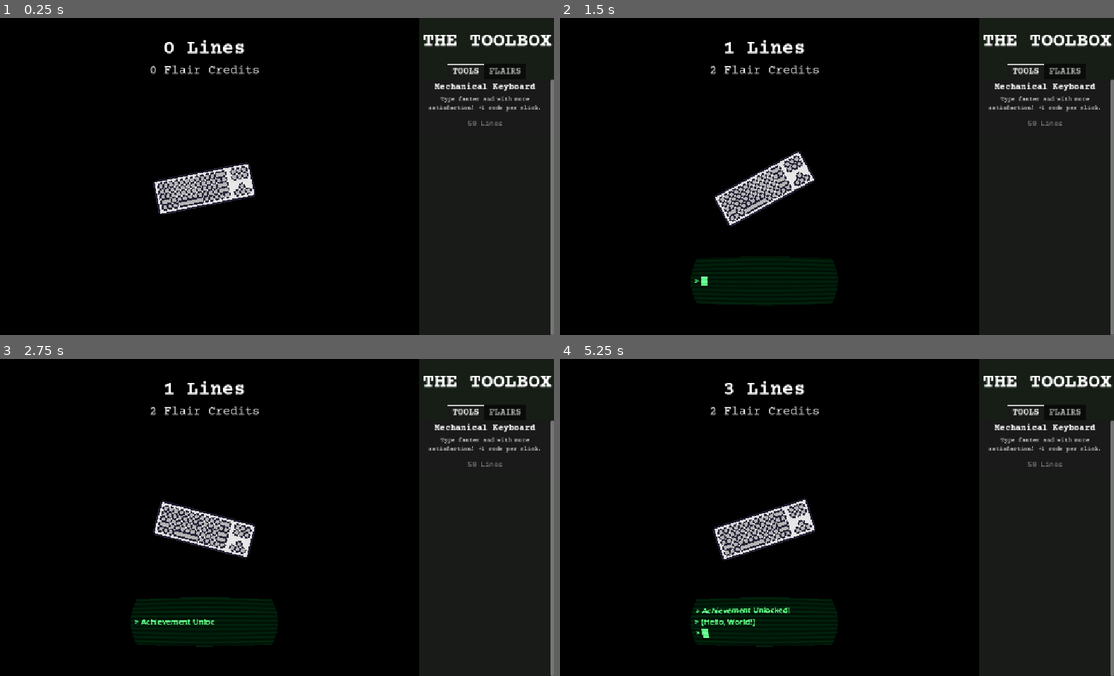
Above: before the commit, frames 1-4 (two rows, left to right).
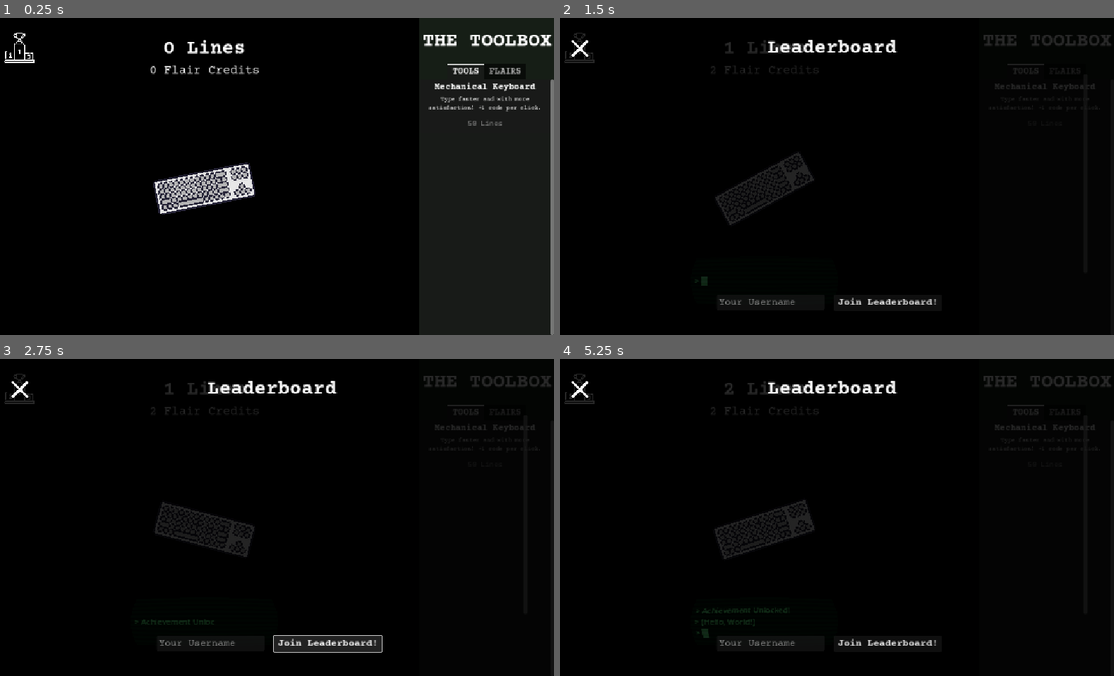
Above: after the commit, the same moments.

Repository: MadAvidCoder/CodeClicker
Game: Godot game, scene res://main.tscn
The game is run twice, just before and just after one commit, with the same random seed, the same clock (stepped at 60 frames per second) and the same inputs.
Inputs (mouse positions are in pixels of both pictures, inside the frame that each line leads up to):
- Up to frame 1 (0.25 s): no input
- Up to frame 2 (1.5 s): click (764, 189) at 0.5 s; click (576, 46) at 1.27 s
- Up to frame 3 (2.75 s): click (326, 644) at 2 s, where only the run after the commit has a clickable "Join Leaderboard!"
- Up to frame 4 (5.25 s): click (764, 530) at 2.75 s; click (576, 387) at 3.52 s; click (764, 530) at 4.25 s; click (576, 387) at 5.02 s

The runs differ from the first frame. In frame 1, 0.1% of the frame differs, in the area x 0-7%, y 4-15%; in frame 2, 10%; in frame 3, 11%, in the area x 0-100%, y 0-100%; in frame 4, 10%.

Commit message:
Add leaderboard UI
Added a leaderboard UI. Has not yet been implemented.

Diff:
--- /dev/null
+++ b/invert.gdshader
@@ -0,0 +1,6 @@
+shader_type canvas_item;
+
+    void fragment() {
+        vec4 color = texture(TEXTURE, UV); // Get the original pixel color
+        COLOR = vec4(1.0, 1.0, 1.0, color.a); // Set RGB to white, preserve original alpha
+    }
--- /dev/null
+++ b/leaderboard.gd
@@ -0,0 +1,18 @@
+extends Control
+
+@onready var container = $ScrollContainer/VBoxContainer
+@onready var entry = preload("res://leaderboard_entry.tscn")
+
+func add(place: int, username: String, score: int):
+	var card = entry.instantiate()
+	card.get_child(0).text = "# " + str(place)
+	card.get_child(1).text = username
+	card.get_child(2).text = str(score) + " Lines"
+	container.add_child(card)
+	container.add_child(HSeparator.new())
+
+func _on_close_button_pressed() -> void:
+	hide()
+
+func _on_leader_button_pressed() -> void:
+	show()
--- /dev/null
+++ b/leaderboard_entry.tscn
@@ -0,0 +1,30 @@
+[gd_scene load_steps=2 format=3 uid="uid://d0ved0kr77uvo"]
+
+[ext_resource type="FontFile" uid="uid://d1o7fr6w7chnu" path="res://CourierPrime-Bold.ttf" id="1_rqmqv"]
+
+[node name="LeaderboardEntry" type="HBoxContainer"]
+
+[node name="Index" type="Label" parent="."]
+custom_minimum_size = Vector2(100, 0)
+layout_mode = 2
+theme_override_fonts/font = ExtResource("1_rqmqv")
+theme_override_font_sizes/font_size = 26
+text = "# 1"
+clip_text = true
+
+[node name="Username" type="Label" parent="."]
+custom_minimum_size = Vector2(630, 0)
+layout_mode = 2
+theme_override_fonts/font = ExtResource("1_rqmqv")
+theme_override_font_sizes/font_size = 26
+text = "Loading..."
+clip_text = true
+
+[node name="Score" type="Label" parent="."]
+custom_minimum_size = Vector2(270, 0)
+layout_mode = 2
+theme_override_fonts/font = ExtResource("1_rqmqv")
+theme_override_font_sizes/font_size = 26
+text = "--- Lines"
+horizontal_alignment = 2
+clip_text = true
--- a/main.tscn
+++ b/main.tscn
@@ -14,6 +14,10 @@
 [ext_resource type="Texture2D" uid="uid://dgxekk4fp5li0" path="res://zero.png" id="10_4c57u"]
 [ext_resource type="FontFile" uid="uid://bnls3d2ut4gkj" path="res://CourierPrime-Regular.ttf" id="10_efxa6"]
 [ext_resource type="Script" uid="uid://b8g0y6gotxkr8" path="res://audio.gd" id="14_w48qg"]
+[ext_resource type="Shader" uid="uid://djogp3xcs6k14" path="res://invert.gdshader" id="15_2cqfq"]
+[ext_resource type="Script" uid="uid://745q22wr6a00" path="res://leaderboard.gd" id="15_cegan"]
+[ext_resource type="Texture2D" uid="uid://pkrcjs8rex5q" path="res://podium.png" id="15_vivmo"]
+[ext_resource type="Texture2D" uid="uid://dnjkptkdnbh2u" path="res://close.png" id="15_yaehf"]
 
 [sub_resource type="ShaderMaterial" id="ShaderMaterial_dg77c"]
 shader = ExtResource("6_7mycd")
@@ -36,6 +40,9 @@
 
 [sub_resource type="Gradient" id="Gradient_dg77c"]
 colors = PackedColorArray(1, 1, 1, 1, 0.5, 0.5, 0.5, 1)
+
+[sub_resource type="ShaderMaterial" id="ShaderMaterial_2cqfq"]
+shader = ExtResource("15_2cqfq")
 
 [sub_resource type="ShaderMaterial" id="ShaderMaterial_7mycd"]
 shader = ExtResource("6_7mycd")
@@ -204,6 +211,20 @@
 text = "0 Flair Credits"
 horizontal_alignment = 1
 
+[node name="LeaderButton" type="TextureButton" parent="."]
+material = SubResource("ShaderMaterial_2cqfq")
+layout_mode = 0
+offset_left = 30.0
+offset_top = 30.0
+offset_right = 542.0
+offset_bottom = 542.0
+scale = Vector2(0.12, 0.12)
+texture_normal = ExtResource("15_vivmo")
+texture_pressed = ExtResource("15_vivmo")
+texture_hover = ExtResource("15_vivmo")
+texture_disabled = ExtResource("15_vivmo")
+texture_focused = ExtResource("15_vivmo")
+
 [node name="AchievementDisplay" type="Control" parent="."]
 visible = false
 layout_mode = 3
@@ -371,6 +392,88 @@
 [node name="PlaceholderItem" parent="Shop/TabContainer/FLAIRS/Effects/VBoxContainer" instance_placeholder="res://item.tscn"]
 layout_mode = 2
 
+[node name="Leaderboard" type="Control" parent="."]
+visible = false
+layout_mode = 1
+anchors_preset = 15
+anchor_right = 1.0
+anchor_bottom = 1.0
+grow_horizontal = 2
+grow_vertical = 2
+script = ExtResource("15_cegan")
+
+[node name="ColorRect" type="ColorRect" parent="Leaderboard"]
+layout_mode = 1
+anchors_preset = 15
+anchor_right = 1.0
+anchor_bottom = 1.0
+grow_horizontal = 2
+grow_vertical = 2
+color = Color(0, 0, 0, 0.843137)
+
+[node name="Label" type="Label" parent="Leaderboard"]
+layout_mode = 1
+anchors_preset = 5
+anchor_left = 0.5
+anchor_right = 0.5
+offset_left = -132.0
+offset_top = 38.16
+offset_right = 132.0
+offset_bottom = 84.16
+grow_horizontal = 2
+theme_override_fonts/font = ExtResource("5_272bh")
+theme_override_font_sizes/font_size = 40
+text = "Leaderboard"
+horizontal_alignment = 1
+
+[node name="CloseButton" type="TextureButton" parent="Leaderboard"]
+material = SubResource("ShaderMaterial_2cqfq")
+layout_mode = 0
+offset_left = 26.6
+offset_top = 26.6
+offset_right = 410.6
+offset_bottom = 410.6
+scale = Vector2(0.18, 0.18)
+texture_normal = ExtResource("15_yaehf")
+texture_pressed = ExtResource("15_yaehf")
+texture_hover = ExtResource("15_yaehf")
+texture_disabled = ExtResource("15_yaehf")
+texture_focused = ExtResource("15_yaehf")
+
+[node name="ScrollContainer" type="ScrollContainer" parent="Leaderboard"]
+layout_mode = 0
+offset_left = 72.0
+offset_top = 113.0
+offset_right = 1097.0
+offset_bottom = 521.0
+horizontal_scroll_mode = 0
+vertical_scroll_mode = 2
+
+[node name="VBoxContainer" type="VBoxContainer" parent="Leaderboard/ScrollContainer"]
+layout_mode = 2
+size_flags_vertical = 3
+
+[node name="LineEdit" type="LineEdit" parent="Leaderboard"]
+layout_mode = 0
+offset_left = 341.0
+offset_top = 565.0
+offset_right = 561.0
+offset_bottom = 596.0
+theme_override_fonts/font = ExtResource("10_efxa6")
+theme_override_font_sizes/font_size = 20
+placeholder_text = "Your Username"
+max_length = 35
+
+[node name="Button" type="Button" parent="Leaderboard"]
+layout_mode = 0
+offset_left = 580.0
+offset_top = 565.0
+offset_right = 800.0
+offset_bottom = 596.0
+theme_override_fonts/font = ExtResource("5_272bh")
+theme_override_font_sizes/font_size = 20
+text = "Join Leaderboard!"
+
 [node name="AutoCoderTimer" type="Timer" parent="."]
 autostart = true
 
@@ -387,5 +490,7 @@
 
 [connection signal="pressed" from="TextureButton" to="." method="_on_texture_button_pressed"]
 [connection signal="pressed" from="TextureButton" to="TextureButton" method="_on_pressed"]
+[connection signal="pressed" from="LeaderButton" to="Leaderboard" method="_on_leader_button_pressed"]
 [connection signal="timeout" from="AchievementDisplay/Timer" to="AchievementDisplay" method="_on_timer_timeout"]
+[connection signal="pressed" from="Leaderboard/CloseButton" to="Leaderboard" method="_on_close_button_pressed"]
 [connection signal="timeout" from="AutoCoderTimer" to="." method="_on_auto_coder_timer_timeout"]
Binary file added: close.png
Not shown, added: close.png.import
Not shown, added: invert.gdshader.uid
Not shown, added: leaderboard.gd.uid
Not shown: 1 places in main.tscn that only renumber resources
Binary file added: podium.png
Not shown, added: podium.png.import
